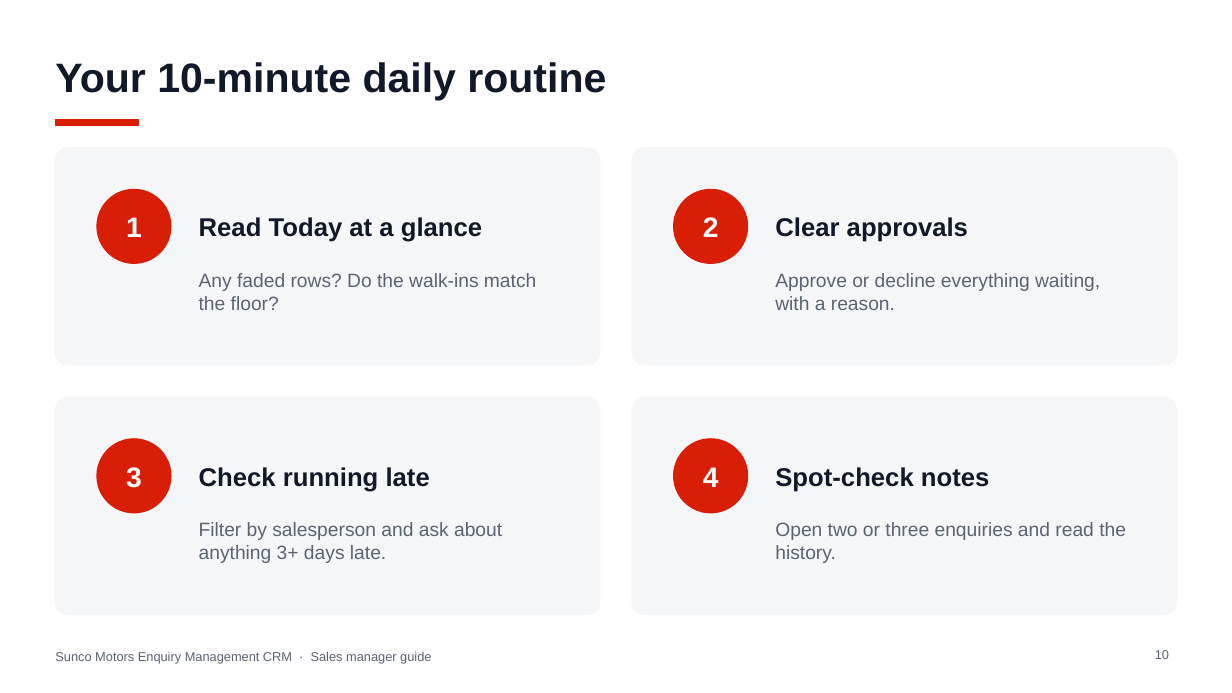
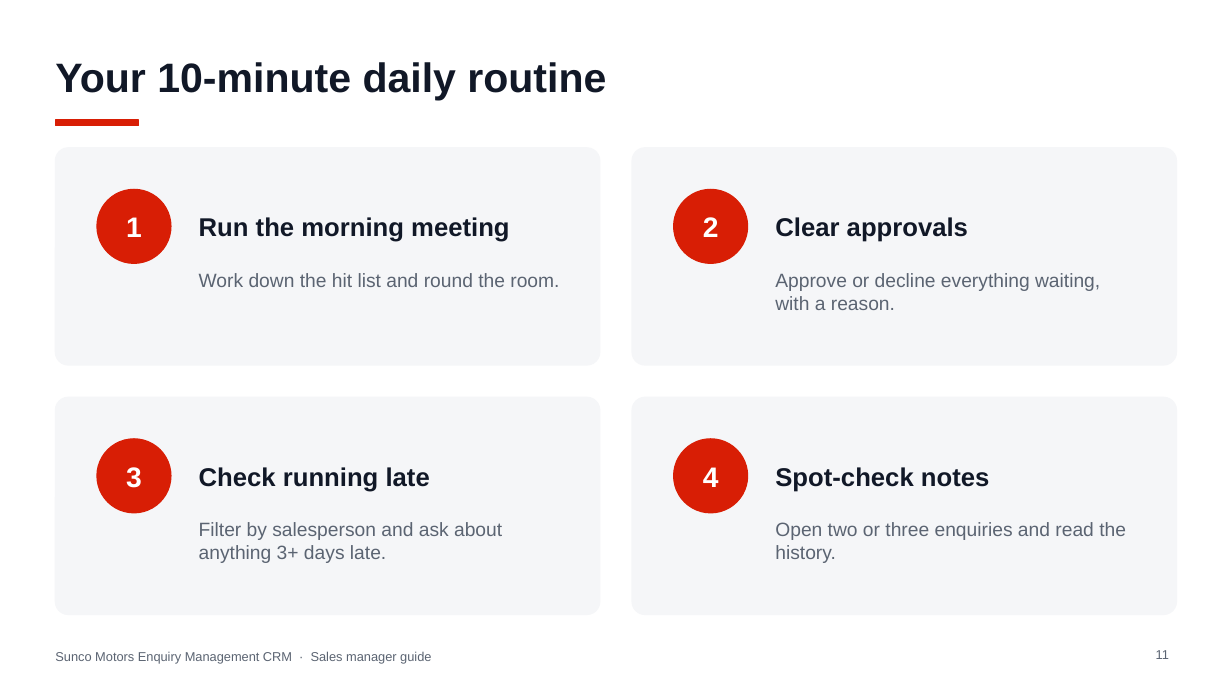
Before and after one commit to jakeeeecurran/walkin-management, a slide deck: slide 11 of docs/training/Sunco-Motors-Enquiry-CRM-Sales-Manager-Guide.pptx (slide 10 before the commit). Drawn at 1232x693 pixels with LibreOffice and Linux fonts; fonts in the diff are those of the drawing. Boxes give left, top, right and bottom in pixels: in the first picture for what was removed or moved away, otherwise in the second. Text is boxed around its words. In the diff, an @@ line names an element or a change of style, - is before the commit and + after.

```diff
--- a/docs/training/Sunco-Motors-Enquiry-CRM-Sales-Manager-Guide.pptx
+++ b/docs/training/Sunco-Motors-Enquiry-CRM-Sales-Manager-Guide.pptx
@@ text at [199,217,509,242]: text changed @@
-Read Today at a glance
+Run the morning meeting
@@ text at [199,273,559,287]: text changed @@
-Any faded rows? Do the walk-ins match the floor?
+Work down the hit list and round the room.
@@ page number at [1156,650,1169,659]: text changed @@
-10
+11
```
Also in this commit, not shown: 1 other slide changed, 1 slide added, 17 other files.
